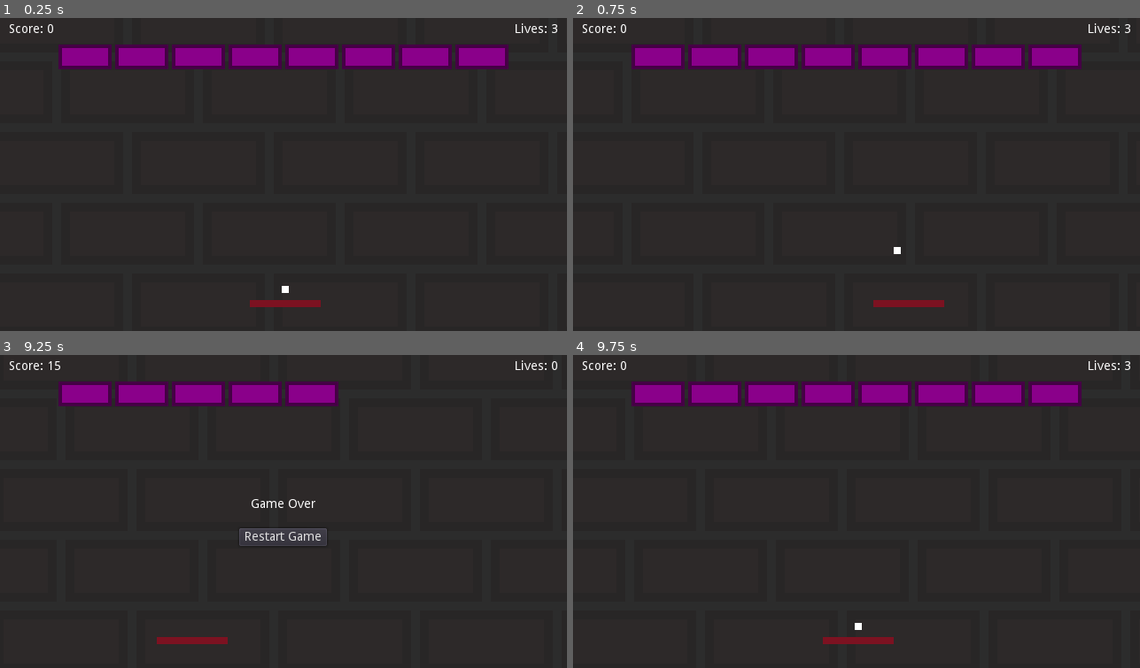
Above: before the commit, frames 1-4 (two rows, left to right).
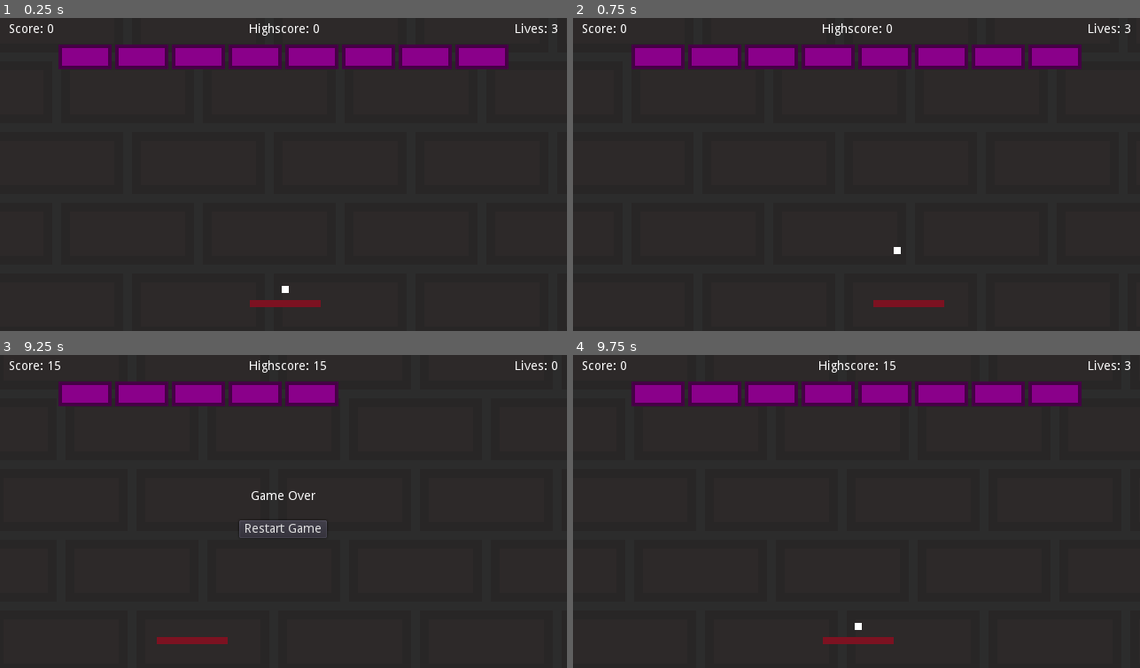
Above: after the commit, the same moments.

Repository: Boyquotes/godot-bricks
Game: Godot game, scene res://levels/World.tscn
Two runs of this game, one before a commit and one after it. Both use one fixed random seed, a clock stepped at 60 frames per second and the inputs below.
Inputs:
- Up to frame 1 (0.25 s): no input
- Up to frame 2 (0.75 s): tap Enter (ui_accept) at 0.5 s; hold Right (ui_right) from 0.53 s (still down); hold Enter (ui_accept) from 0.53 s (still down)
- Up to frame 3 (9.25 s): release Right (ui_right) at 1.28 s; release Enter (ui_accept) at 1.28 s; hold Left (ui_left) 1.28-2.03 s; tap Enter (ui_accept) at 1.35, 1.52, 1.82, 2.85, 3.02, 3.32, 3.5, 4.35, 4.52, 4.82, 5.85, 6.02, 6.32, 7.35, 7.52, 7.82, 8.85, 9.02 s; hold Enter (ui_accept) 2.03-2.78 s; hold Right (ui_right) 2.03-3.53 s; hold Enter (ui_accept) 3.53-4.28 s; hold Left (ui_left) 3.53-5.78 s; hold Enter (ui_accept) 5.03-5.78 s; hold Right (ui_right) 5.78-8.03 s; hold Enter (ui_accept) 6.53-7.28 s; hold Enter (ui_accept) 8.03-8.78 s; hold Left (ui_left) from 8.03 s (still down)
- Up to frame 4 (9.75 s): tap Enter (ui_accept) at 9.32 s; release Left (ui_left) at 9.5 s; click "Restart Game" at 9.5 s

The runs differ from the first frame. In frame 1, 0.2% of the frame differs, in the area x 44-57%, y 1-6%; in frame 2, 0.2%; in frame 3, 1.3%, in the area x 42-58%, y 1-62%; in frame 4, 0.2%.

Commit message:
Stores and updated the high score
Close #1

Diff:
--- a/gui/HUD.gd
+++ b/gui/HUD.gd
@@ -8,9 +8,12 @@
 func update_lives(value):
   $VBoxContainer/HBoxContainer/Lives.text = "Lives: %s" % value
 
+func update_highscore(value):
+  $VBoxContainer/HBoxContainer/Highscore.text = "Highscore: %s" % value
+
 func game_over(_message = "Game Over"):
-  $VBoxContainer/GameOver/VBoxContainer/Label.text = _message
-  $VBoxContainer/GameOver.show()
+  $GameOver/VBoxContainer/Label.text = _message
+  $GameOver.show()
 
 func _on_Button_pressed():
   emit_signal("restart")
--- a/gui/HUD.tscn
+++ b/gui/HUD.tscn
@@ -19,15 +19,24 @@
 margin_bottom = 350.0
 
 [node name="HBoxContainer" type="HBoxContainer" parent="VBoxContainer"]
+editor/display_folded = true
 margin_right = 620.0
 margin_bottom = 14.0
 size_flags_horizontal = 3
+alignment = 1
 
 [node name="Score" type="Label" parent="VBoxContainer/HBoxContainer"]
+margin_right = 51.0
+margin_bottom = 14.0
+text = "Score: 0"
+
+[node name="Highscore" type="Label" parent="VBoxContainer/HBoxContainer"]
+margin_left = 55.0
 margin_right = 567.0
 margin_bottom = 14.0
 size_flags_horizontal = 3
-text = "Score: 0"
+text = "Highscore: 0"
+align = 1
 
 [node name="Lives" type="Label" parent="VBoxContainer/HBoxContainer"]
 margin_left = 571.0
@@ -35,30 +44,31 @@
 margin_bottom = 14.0
 text = "Lives: 3"
 
-[node name="GameOver" type="CenterContainer" parent="VBoxContainer"]
+[node name="GameOver" type="CenterContainer" parent="."]
 visible = false
-margin_top = 18.0
-margin_right = 620.0
-margin_bottom = 340.0
+margin_left = 10.0
+margin_top = 10.0
+margin_right = 630.0
+margin_bottom = 350.0
 size_flags_vertical = 3
 
-[node name="VBoxContainer" type="VBoxContainer" parent="VBoxContainer/GameOver"]
+[node name="VBoxContainer" type="VBoxContainer" parent="GameOver"]
 margin_left = 260.0
-margin_top = 134.0
+margin_top = 143.0
 margin_right = 359.0
-margin_bottom = 188.0
+margin_bottom = 197.0
 custom_constants/separation = 20
 
-[node name="Label" type="Label" parent="VBoxContainer/GameOver/VBoxContainer"]
+[node name="Label" type="Label" parent="GameOver/VBoxContainer"]
 margin_right = 99.0
 margin_bottom = 14.0
 text = "Game Over"
 align = 1
 
-[node name="Restart" type="Button" parent="VBoxContainer/GameOver/VBoxContainer"]
+[node name="Restart" type="Button" parent="GameOver/VBoxContainer"]
 pause_mode = 2
 margin_top = 34.0
 margin_right = 99.0
 margin_bottom = 54.0
 text = "Restart Game"
-[connection signal="pressed" from="VBoxContainer/GameOver/VBoxContainer/Restart" to="." method="_on_Button_pressed"]
+[connection signal="pressed" from="GameOver/VBoxContainer/Restart" to="." method="_on_Button_pressed"]
--- a/levels/World.gd
+++ b/levels/World.gd
@@ -3,13 +3,16 @@
 var score = 0 setget set_score
 var lives = 3 setget set_lives
 
+var highscore = 0
 var num_bricks = 0
 var current_level = 0
 var prev_level_mult = 0
 var level_mult = 1
+var new_highscore = false
 const brick_scene = preload("res://objects/Brick.tscn")
 const BRICK_SCALE = 2
 const BRICK_VALUE = 5
+const score_file = "user://highscore.save"
 
 const levels = [
   [[1,1,1,1,1,1,1,1], [], [], [], []],
@@ -20,6 +23,8 @@
 ]
 
 func _ready():
+  load_score()
+  $HUD.update_highscore(highscore)
   $HUD.update_score(score)
   $HUD.update_lives(lives)
   get_tree().paused = false
@@ -32,6 +37,10 @@
 func set_score(_value):
   score = _value
   $HUD.update_score(score)
+  if score > highscore:
+    new_highscore = true
+    highscore = score
+    $HUD.update_highscore(highscore)
 
 func set_lives(_value):
   lives = _value
@@ -85,6 +94,19 @@
   build_level()
   $Paddle.respawn()
 
+func load_score():
+  var f = File.new()
+  if f.file_exists(score_file):
+    f.open(score_file, File.READ)
+    highscore = f.get_var()
+    f.close()
+
+func save_score():
+  var f = File.new()
+  f.open(score_file, File.WRITE)
+  f.store_var(highscore)
+  f.close()
+
 func _on_Brick_broke(starting_lives):
   set_score(score + starting_lives * BRICK_VALUE * level_mult)
   num_bricks -= 1
@@ -96,6 +118,8 @@
   if lives <= 0:
     get_tree().paused = true
     $HUD.game_over()
+    if new_highscore:
+      save_score()
   else:
     $Paddle.respawn()
 
